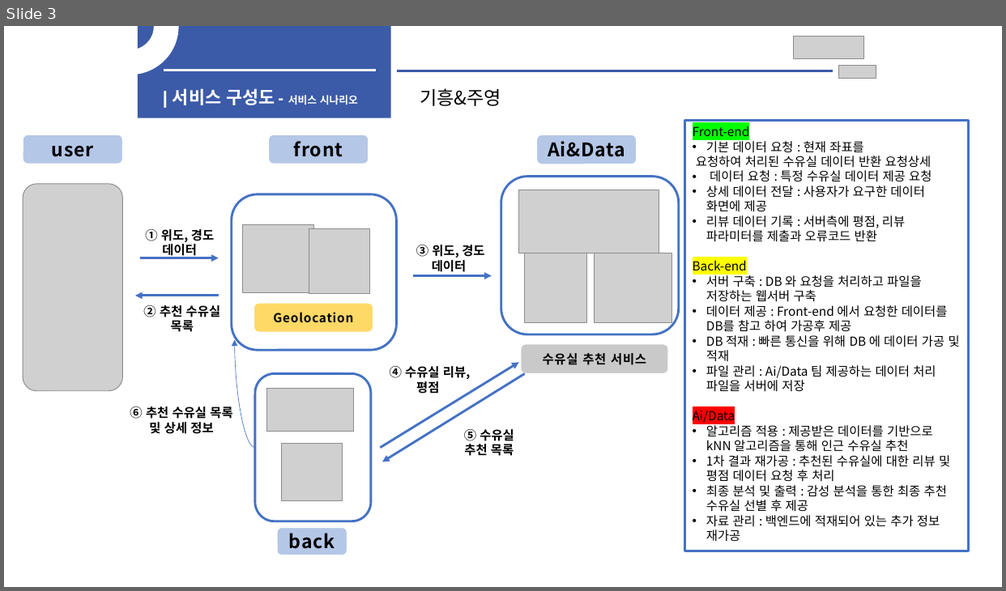
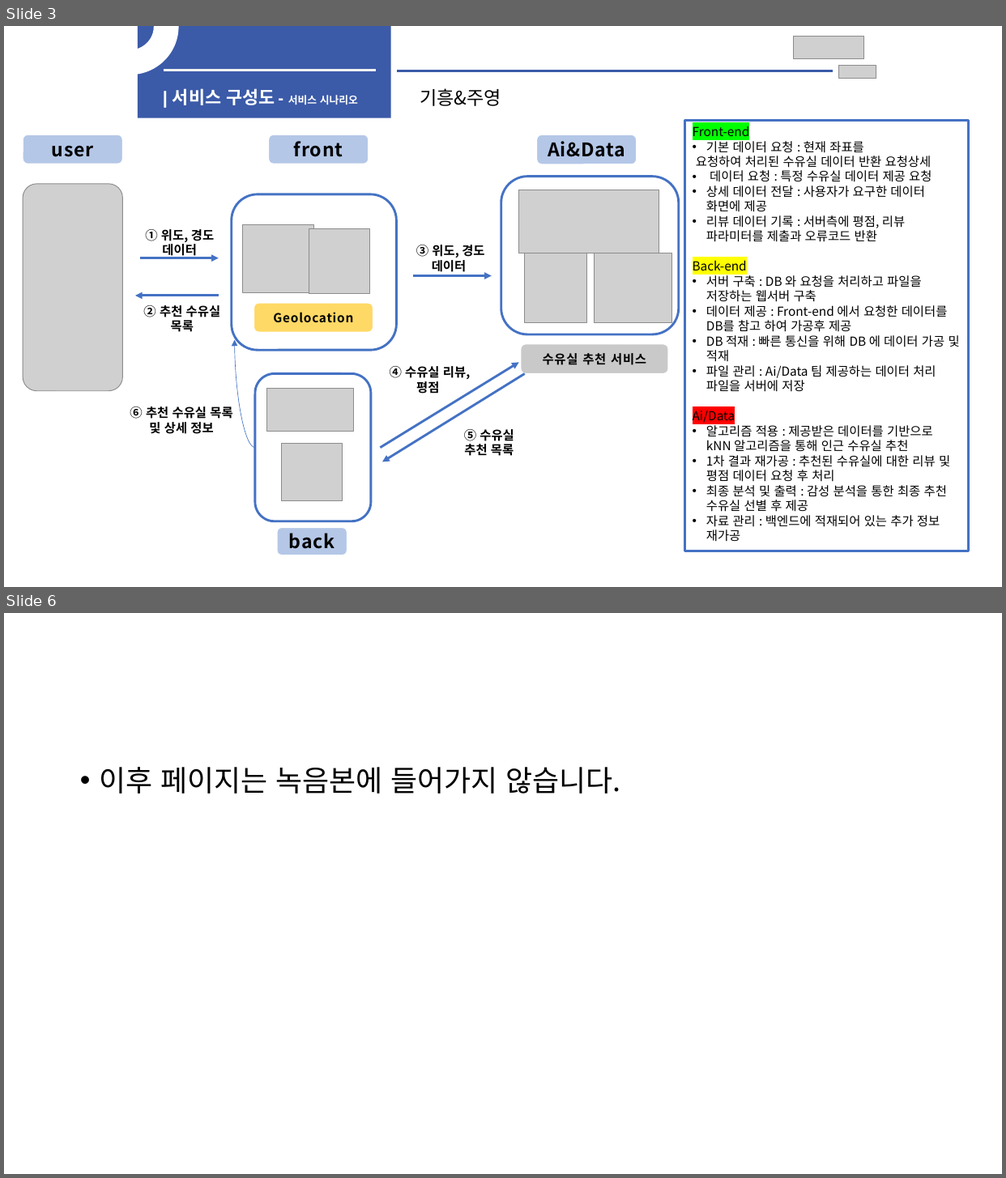
Before and after one commit to KimGiheung/-Headington, a slide deck: Document/Giheng-제작설계서.pptx. Shown one above the other, each under a label of ours: slide 3 before the commit, slides 3 and 6 after it; the slides between them are not shown. The pictures are 1006x591 and 1006x1178 pixels, drawn with LibreOffice and Linux fonts; fonts in the diff are those of the drawing; grey boxes stand for pictures. Boxes give left, top, right and bottom in pixels: in the first picture for what was removed or moved away, otherwise in the second. Text is boxed around its words. In the diff, an @@ line names an element or a change of style, - is before the commit and + after.

```diff
--- a/Document/Giheng-제작설계서.pptx
+++ b/Document/Giheng-제작설계서.pptx
@@ slide 6 added at box(4, 613, 1002, 1174), background #FFFFFF @@
@@ text added at box(99, 767, 620, 794), 28 pt, text #000000 @@
+• 이후 페이지는 녹음본에 들어가지 않습니다.
```
Also in this commit, not shown: 2 slides changed, 3 other slides added, 1 other file.
